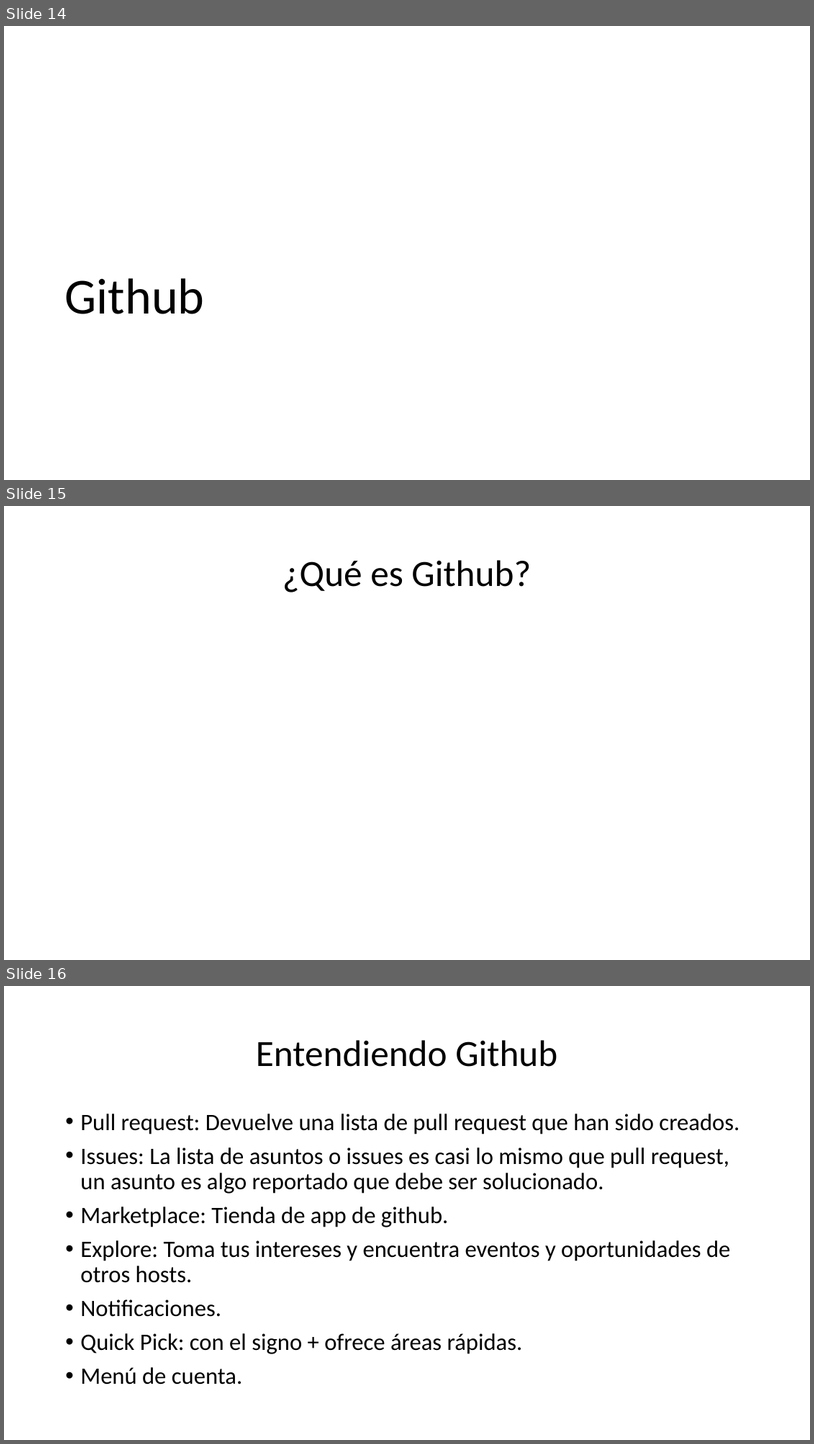
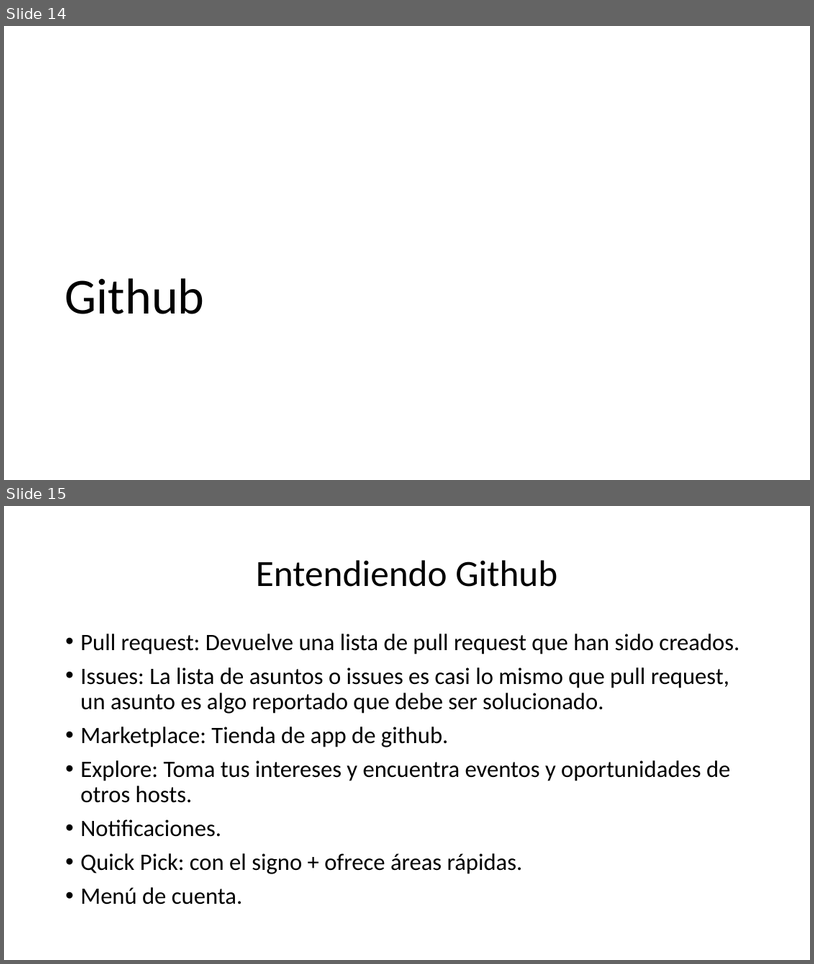
Before and after one commit to arredondo1993/3ra-sesion, a slide deck: github.pptx. Shown one above the other, each under a label of ours: slides 14, 15 and 16 before the commit, slides 14 and 15 after it. The pictures are 814x1444 and 814x964 pixels, drawn with LibreOffice and Linux fonts; fonts in the diff are those of the drawing. Boxes give left, top, right and bottom in pixels: in the first picture for what was removed or moved away, otherwise in the second. Text is boxed around its words. In the diff, an @@ line names an element or a change of style, - is before the commit and + after.

```diff
--- a/github.pptx
+++ b/github.pptx
@@ slide 15 removed at (x1=4, y1=506, x2=810, y2=960), background #FFFFFF @@
@@ title removed at (x1=283, y1=560, x2=531, y2=592) @@
-¿Qué es Github?
@@ what was slide 16 is now slide 15 @@
```
Also in this commit, not shown: 8 slides changed, 1 other file.
